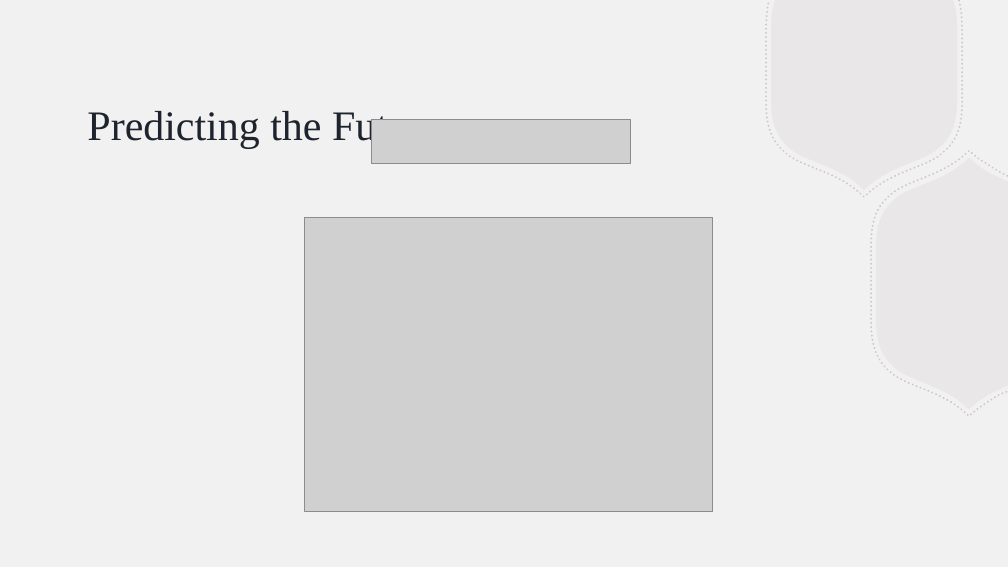
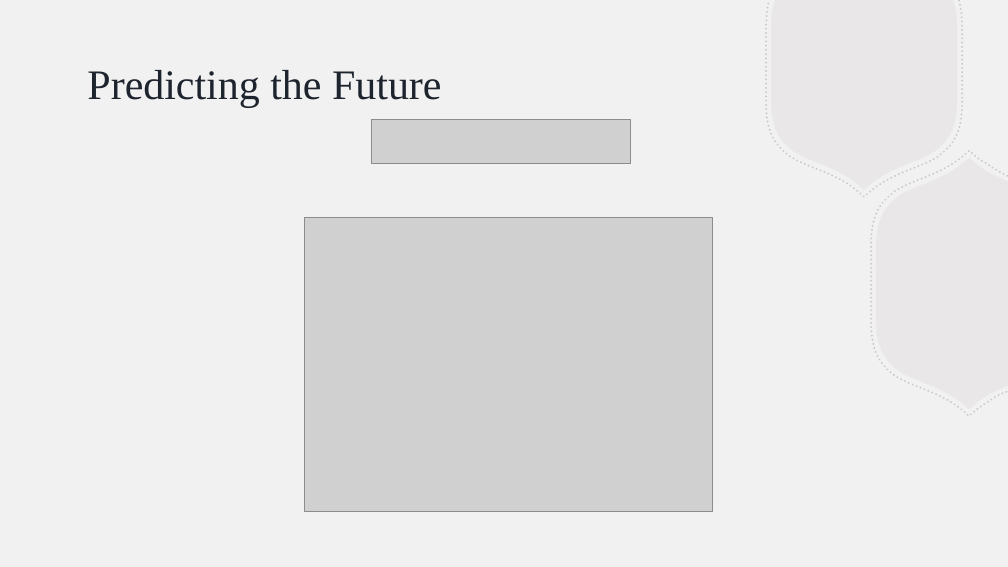
Before and after one commit to BillJr99/Ursinus-CS376, a slide deck: slide 33 of files/lectures/scheduling.pptx. Drawn at 1008x567 pixels with LibreOffice and Linux fonts; fonts in the diff are those of the drawing; grey boxes stand for pictures. Boxes give left, top, right and bottom in pixels: in the first picture for what was removed or moved away, otherwise in the second. Text is boxed around its words. In the diff, an @@ line names an element or a change of style, - is before the commit and + after.

```diff
--- a/files/lectures/scheduling.pptx
+++ b/files/lectures/scheduling.pptx
@@ title "Predicting the Future": place and size @@
-title "Predicting the Future" at box(87, 111, 442, 148)
+title "Predicting the Future" at box(87, 70, 442, 108)
```
Also in this commit, not shown: 1 other file.
